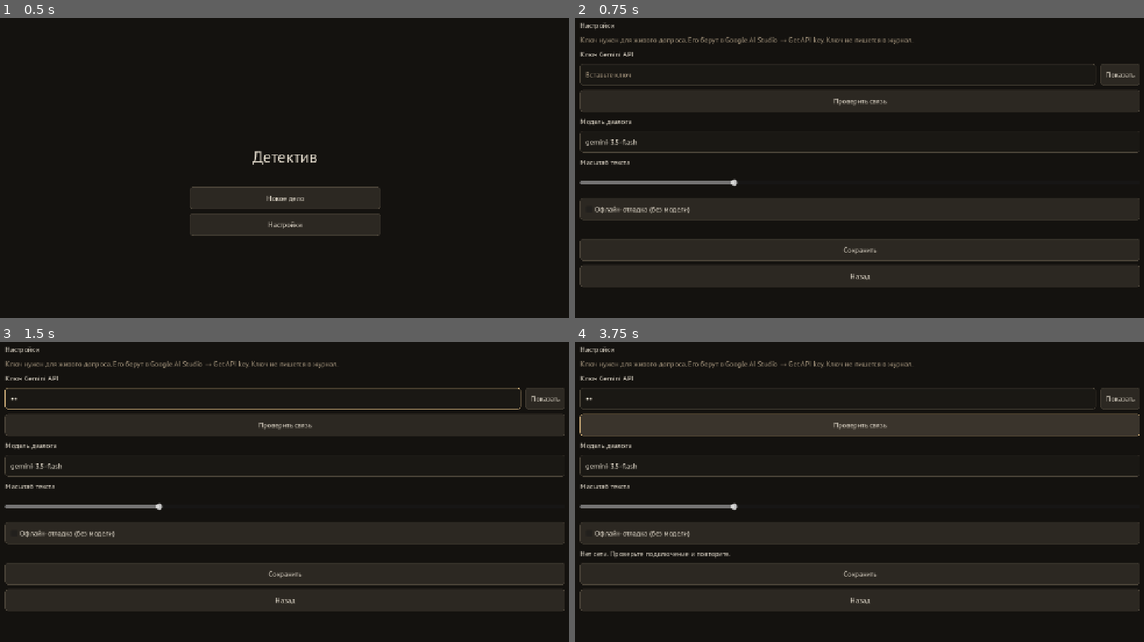
Above: before the commit, frames 1-4 (two rows, left to right).
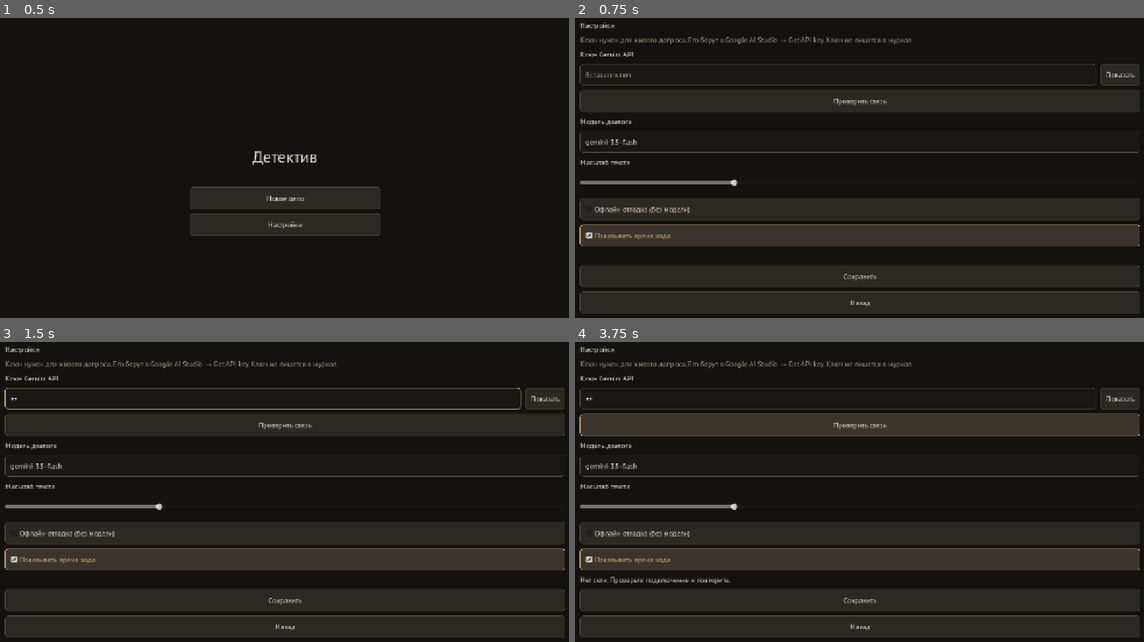
Above: after the commit, the same moments.

Repository: o5wtf/-
Game: Godot game, scene res://src/main.tscn
Same seed, same stepped clock (60 frames per second), same inputs: the game is played once before the commit and once after it.
Inputs (mouse positions are in pixels of both pictures, inside the frame that each line leads up to):
- Up to frame 1 (0.5 s): no input
- Up to frame 2 (0.75 s): click "Новое дело" at 0.5 s
- Up to frame 3 (1.5 s): click (261, 399) at 1.27 s; type "12" at 1.35 s
- Up to frame 4 (3.75 s): click "Показать" at 2 s; click "Скрыть" at 2.75 s; click "Проверить связь" at 3.5 s

Frame 1 is identical in both runs. In frame 2, 6.4% of the frame differs, in the area x 0-100%, y 68-99%; in frame 3, 6.4%; in frame 4, 6.5%.

Commit message:
Журнал времени хода без смены пайплайна.
Пишет модель, thinking, HTTP, токены и причину повтора коротким кодом. На экране строка времени за флагом, который включён. Скрипт замера гоняет только gemini-3.5-flash-lite.

Co-authored-by: o5wtf <o5wtf@users.noreply.github.com>

Diff:
--- a/src/autoload/game.gd
+++ b/src/autoload/game.gd
@@ -17,6 +17,8 @@
 var _log_leaks: bool = true
 var last_mentioned_evidence: Array[String] = []
 var last_requested_evidence: String = ""
+var last_turn_line: String = ""
+var last_turn_stats: Dictionary = {}
 
 
 func open_case(path: String) -> CaseLoader.Result:
@@ -114,6 +116,9 @@
 	busy_changed.emit(true)
 	last_mentioned_evidence = []
 	last_requested_evidence = ""
+	var turn_started := Time.get_ticks_msec()
+	var tally := LlmTiming.empty_tally()
+	var turn_model := ""
 	_sync_dialogues()
 	var snapshot := state.to_dict()
 	var turn_events: Array = []
@@ -122,18 +127,25 @@
 	turn_events.append_array(_engine.note_question(agent_id))
 	var dialogue: DialogueState = _dialogues[agent_id]
 	if dialogue.needs_summary():
+		LlmTiming.note_request(tally, "summary", "summary")
 		await _refresh_summary(agent_id, dialogue)
 	var packet: Array = _engine.get_packet(agent_id)
 	var request := PromptBuilder.build_turn(case_data, state, agent_id, packet, dialogue, player_text, event_note)
+	LlmTiming.note_request(tally, "reply", "reply")
 	var result := await _generate(request)
+	turn_model = str(result.get("model", turn_model))
 	if _is_network_error(result):
+		_publish_turn_timing(turn_started, turn_model, tally)
 		_restore(snapshot)
 		llm_error.emit(str(result.get("error", "")), str(result.get("message", "")))
 		busy_changed.emit(false)
 		return
 	if str(result.get("error", "")) == "blocked":
+		LlmTiming.note_request(tally, "regen", "blocked")
 		result = await _generate(_with_suffix(request, "Отвечай сдержаннее, без откровенных подробностей."))
+		turn_model = str(result.get("model", turn_model))
 		if _is_network_error(result):
+			_publish_turn_timing(turn_started, turn_model, tally)
 			_restore(snapshot)
 			llm_error.emit(str(result.get("error", "")), str(result.get("message", "")))
 			busy_changed.emit(false)
@@ -141,9 +153,12 @@
 	var agent: CaseData.Agent = case_data.agent_by_id[agent_id]
 	var report := _validate_result(result, packet, agent_id, dialogue, player_text)
 	if not report["ok"]:
+		LlmTiming.note_request(tally, "regen", "validation")
 		var retry := _with_suffix(request, ResponseValidator.repair_note(report["violations"]))
 		result = await _generate(retry)
+		turn_model = str(result.get("model", turn_model))
 		if _is_network_error(result):
+			_publish_turn_timing(turn_started, turn_model, tally)
 			_restore(snapshot)
 			llm_error.emit(str(result.get("error", "")), str(result.get("message", "")))
 			busy_changed.emit(false)
@@ -178,6 +193,9 @@
 	dialogue.append_message("agent", reply, state.turn, remark)
 	_sync_dialogues()
 	_autosave()
+	if turn_model == "":
+		turn_model = str(result.get("model", ""))
+	_publish_turn_timing(turn_started, turn_model, tally)
 	agent_replied.emit(agent_id, reply, remark)
 	events.emit(turn_events)
 	busy_changed.emit(false)
@@ -236,6 +254,21 @@
 		"log_leaks": _log_leaks,
 		"evidence_keys": PromptBuilder.evidence_keys(case_data, state),
 	})
+
+
+func _publish_turn_timing(started_ms: int, model: String, tally: Dictionary) -> void:
+	var elapsed := Time.get_ticks_msec() - started_ms
+	var shown := model if model != "" else "-"
+	last_turn_stats = {
+		"ask_to_text_ms": elapsed,
+		"model": shown,
+		"requests": int(tally.get("requests", 0)),
+		"summary": int(tally.get("summary", 0)),
+		"regen": int(tally.get("regen", 0)),
+		"reasons": LlmTiming.reasons_text(tally),
+	}
+	last_turn_line = LlmTiming.screen_line(elapsed, int(tally.get("requests", 0)), shown)
+	print(LlmTiming.turn_line(elapsed, shown, tally))
 
 
 func _generate(request: Dictionary) -> Dictionary:
--- a/src/llm/gemini_client.gd
+++ b/src/llm/gemini_client.gd
@@ -81,11 +81,16 @@
 		while not next_model:
 			await _pace()
 			var call_started := Time.get_ticks_msec()
+			var thinking_sent := "off" if disable_thinking else thinking_level
 			var outcome: Dictionary = await _post(model, request, schema_field, not disable_thinking, raise_tokens)
+			var response_ms := Time.get_ticks_msec() - call_started
+			var total_ms := Time.get_ticks_msec() - started
 			var transport_error := str(outcome.get("error", ""))
 			if transport_error == "offline":
+				_emit_request(model, thinking_sent, 0, response_ms, total_ms, "", "offline")
 				return _with_meta(_failure("offline", "Нет сети. Проверьте подключение и повторите."), model, call_started)
 			if transport_error == "timeout":
+				_emit_request(model, thinking_sent, 0, response_ms, total_ms, "", "timeout")
 				last = _failure("timeout", "Модель «%s» не ответила за %d с." % [model, int(_timeout_for(request))])
 				next_model = true
 				break
@@ -96,45 +101,59 @@
 			if status == 200:
 				var parsed := _parse_success(body)
 				if parsed.get("ok", false):
+					_emit_request(model, thinking_sent, status, response_ms, total_ms, body, "none")
 					session_model = model
 					return _with_meta(parsed, model, call_started)
 				if str(parsed.get("error", "")) == "truncated" and not disable_thinking:
+					_emit_request(model, thinking_sent, status, response_ms, total_ms, body, "truncated")
 					disable_thinking = true
 					raise_tokens = true
 					continue
 				if str(parsed.get("error", "")) == "blocked" or str(parsed.get("error", "")) == "bad_response":
+					_emit_request(model, thinking_sent, status, response_ms, total_ms, body, str(parsed.get("error", "")))
 					return _with_meta(parsed, model, call_started)
+				_emit_request(model, thinking_sent, status, response_ms, total_ms, body, str(parsed.get("error", "bad_response")))
 				last = parsed
 				next_model = true
 				break
 			if status == 400 and schema_field == "responseJsonSchema" and _is_schema_rejection(body):
+				_emit_request(model, thinking_sent, status, response_ms, total_ms, body, "schema")
 				schema_field = "responseSchema"
 				continue
 			if _is_auth(status, google, reason):
+				_emit_request(model, thinking_sent, status, response_ms, total_ms, body, "auth")
 				return _with_meta(_failure("auth", _with_reason("Ключ API отклонён.", reason)), model, call_started)
 			if status == 404 or google == "NOT_FOUND":
+				_emit_request(model, thinking_sent, status, response_ms, total_ms, body, "unavailable")
 				last = _failure("unavailable", _with_reason("Модель «%s» недоступна." % model, reason))
 				next_model = true
 				break
 			if status == 429:
+				_emit_request(model, thinking_sent, status, response_ms, total_ms, body, "rate_limited")
 				last = _failure("rate_limited", _with_reason("Слишком много запросов к «%s»." % model, reason))
 				next_model = true
 				break
 			if status == 503 or status == 502 or status == 504:
+				_emit_request(model, thinking_sent, status, response_ms, total_ms, body, "overloaded")
 				last = _failure("overloaded", _with_reason("Модель «%s» перегружена." % model, reason))
 				next_model = true
 				break
 			if status >= 500:
 				server_attempts += 1
 				if server_attempts < SERVER_ATTEMPTS:
+					_emit_request(model, thinking_sent, status, response_ms, total_ms, body, "server")
 					await _wait(SERVER_PAUSE_S)
 					continue
+				_emit_request(model, thinking_sent, status, response_ms, total_ms, body, "server")
 				return _with_meta(_failure("server", _with_reason("Сервис Gemini временно недоступен.", reason)), model, call_started)
 			if status == 400:
 				if not disable_thinking and reason.to_lower().contains("thinking"):
+					_emit_request(model, thinking_sent, status, response_ms, total_ms, body, "thinking")
 					disable_thinking = true
 					continue
+				_emit_request(model, thinking_sent, status, response_ms, total_ms, body, "rejected")
 				return _with_meta(_failure("rejected", _with_reason("Запрос отклонён.", reason)), model, call_started)
+			_emit_request(model, thinking_sent, status, response_ms, total_ms, body, "bad_response")
 			last = _failure("bad_response", _with_reason("Неожиданный ответ сервиса.", reason))
 			next_model = true
 			break
@@ -350,6 +369,22 @@
 	return "%s %s" % [lead, reason]
 
 
+func _emit_request(model: String, thinking_sent: String, status: int, response_ms: int, total_ms: int, body: String, retry: String) -> void:
+	var usage := LlmTiming.usage_from_body(body)
+	print(LlmTiming.request_line({
+		"model": model,
+		"thinking": thinking_sent,
+		"http": status,
+		"response_ms": response_ms,
+		"total_ms": total_ms,
+		"prompt_tokens": usage["prompt_tokens"],
+		"thought_tokens": usage["thought_tokens"],
+		"output_tokens": usage["output_tokens"],
+		"finish": usage["finish"],
+		"retry": retry if retry != "" else "none",
+	}))
+
+
 func _with_meta(result: Dictionary, model: String, started_ms: int) -> Dictionary:
 	result["model"] = model
 	result["elapsed_s"] = (Time.get_ticks_msec() - started_ms) / 1000.0
--- /dev/null
+++ b/src/llm/llm_timing.gd
@@ -0,0 +1,90 @@
+class_name LlmTiming
+extends RefCounted
+## Строки журнала хода. Без ключа и без текста промпта.
+
+
+static func request_line(fields: Dictionary) -> String:
+	return "llm request model=%s thinking=%s http=%d response_ms=%d total_ms=%d prompt_tokens=%d thought_tokens=%d output_tokens=%d finish=%s retry=%s" % [
+		str(fields.get("model", "")),
+		str(fields.get("thinking", "off")),
+		int(fields.get("http", 0)),
+		int(fields.get("response_ms", 0)),
+		int(fields.get("total_ms", 0)),
+		int(fields.get("prompt_tokens", 0)),
+		int(fields.get("thought_tokens", 0)),
+		int(fields.get("output_tokens", 0)),
+		str(fields.get("finish", "")),
+		str(fields.get("retry", "none")),
+	]
+
+
+static func turn_line(ms: int, model: String, tally: Dictionary) -> String:
+	return "llm timing ask_to_text_ms=%d model=%s requests=%d summary=%d regen=%d reasons=%s" % [
+		ms,
+		model,
+		int(tally.get("requests", 0)),
+		int(tally.get("summary", 0)),
+		int(tally.get("regen", 0)),
+		reasons_text(tally),
+	]
+
+
+static func screen_line(ms: int, requests: int, model: String) -> String:
+	var tenths := int(round(float(maxi(ms, 0)) / 100.0))
+	var whole := int(tenths / 10)
+	var frac := tenths % 10
+	return "ход %d,%d с · %d запр. · %s" % [whole, frac, requests, model]
+
+
+static func empty_tally() -> Dictionary:
+	return {"requests": 0, "summary": 0, "regen": 0, "reasons": PackedStringArray()}
+
+
+static func note_request(tally: Dictionary, kind: String, reason: String) -> void:
+	tally["requests"] = int(tally.get("requests", 0)) + 1
+	if kind == "summary":
+		tally["summary"] = int(tally.get("summary", 0)) + 1
+	elif kind == "regen":
+		tally["regen"] = int(tally.get("regen", 0)) + 1
+		var reasons: PackedStringArray = tally.get("reasons", PackedStringArray())
+		reasons.append(reason)
+		tally["reasons"] = reasons
+
+
+static func reasons_text(tally: Dictionary) -> String:
+	var reasons: PackedStringArray = tally.get("reasons", PackedStringArray())
+	if reasons.is_empty():
+		return "none"
+	return ",".join(reasons)
+
+
+static func median_int(values: Array) -> int:
+	if values.is_empty():
+		return 0
+	var copy: Array = values.duplicate()
+	copy.sort()
+	var mid := int(copy.size() / 2)
+	if copy.size() % 2 == 1:
+		return int(copy[mid])
+	return int((int(copy[mid - 1]) + int(copy[mid])) / 2.0)
+
+
+static func usage_from_body(body: String) -> Dictionary:
+	var usage := {"prompt_tokens": 0, "thought_tokens": 0, "output_tokens": 0, "finish": ""}
+	var trimmed := body.strip_edges()
+	if not trimmed.begins_with("{"):
+		return usage
+	var parsed: Variant = JSON.parse_string(trimmed)
+	if parsed is not Dictionary:
+		return usage
+	var root := parsed as Dictionary
+	var meta: Variant = root.get("usageMetadata", {})
+	if meta is Dictionary:
+		var counts := meta as Dictionary
+		usage["prompt_tokens"] = int(counts.get("promptTokenCount", 0))
+		usage["thought_tokens"] = int(counts.get("thoughtsTokenCount", 0))
+		usage["output_tokens"] = int(counts.get("candidatesTokenCount", 0))
+	var candidates: Variant = root.get("candidates", [])
+	if candidates is Array and not (candidates as Array).is_empty() and (candidates as Array)[0] is Dictionary:
+		usage["finish"] = str(((candidates as Array)[0] as Dictionary).get("finishReason", ""))
+	return usage
--- /dev/null
+++ b/tests/manual/turn_benchmark.gd
@@ -0,0 +1,90 @@
+extends SceneTree
+## Десять реальных ходов текущим контуром. Модель диалога только из окружения,
+## по умолчанию gemini-3.5-flash-lite. gemini-3.5-flash этот скрипт не запускает.
+## Печатает времена, счётчики и токены. Без текста ответа и без ключа.
+##
+##   GEMINI_API_KEY=... godot --headless --path . -s res://tests/manual/turn_benchmark.gd
+
+
+const CASE_PATH := "res://cases/rain_over_shadow.json"
+const QUESTIONS: PackedStringArray = [
+	"Кто вы?",
+	"Где вы были?",
+	"Что вы видели?",
+	"Что вы делали?",
+	"Кто ещё там был?",
+	"Что случилось?",
+	"Вы кого-нибудь видели?",
+	"Что вы можете рассказать?",
+	"Почему вы так говорите?",
+	"Что было дальше?",
+]
+
+
+func _initialize() -> void:
+	var env_key := OS.get_environment("GEMINI_API_KEY")
+	if not LLMConfig.live_smoke_enabled(env_key):
+		print("SKIP turn_benchmark")
+		quit(0)
+		return
+	var code := await _run(env_key.strip_edges())
+	quit(code)
+
+
+func _run(api_key: String) -> int:
+	var model := OS.get_environment("TURN_BENCH_MODEL").strip_edges()
+	if model == "":
+		model = "gemini-3.5-flash-lite"
+	if model == "gemini-3.5-flash":
+		print("SKIP turn_benchmark refuses gemini-3.5-flash")
+		return 0
+	var turns := int(OS.get_environment("TURN_BENCH_N"))
+	if turns <= 0:
+		turns = QUESTIONS.size()
+	turns = mini(turns, QUESTIONS.size())
+	var config := LLMConfig.load_settings()
+	config.api_key = api_key
+	config.provider = "gemini"
+	config.dialogue_model = model
+	if LLM.client != null and is_instance_valid(LLM.client):
+		LLM.client.queue_free()
+	var client := GeminiClient.new()
+	client.apply_config(config)
+	LLM.client = client
+	root.add_child(client)
+	var opened: Object = Game.open_case(CASE_PATH)
+	if not opened.ok:
+		print("FAIL turn_benchmark case")
+		return 1
+	var agent_id := str(Game.case_data.starting_agent_id)
+	if agent_id == "":
+		print("FAIL turn_benchmark agent")
+		return 1
+	print("BENCH model=%s turns=%d" % [model, turns])
+	var times: Array = []
+	var counts: Array = []
+	for index in turns:
+		await Game.ask(agent_id, QUESTIONS[index])
+		var stats: Dictionary = Game.last_turn_stats
+		var used := str(stats.get("model", ""))
+		if used == "gemini-3.5-flash":
+			print("STOP turn_benchmark flash fallback")
+			return 1
+		var ms := int(stats.get("ask_to_text_ms", 0))
+		var requests := int(stats.get("requests", 0))
+		times.append(ms)
+		counts.append(requests)
+		print("BENCH turn=%d ask_to_text_ms=%d requests=%d summary=%d regen=%d reasons=%s model=%s" % [
+			index + 1,
+			ms,
+			requests,
+			int(stats.get("summary", 0)),
+			int(stats.get("regen", 0)),
+			str(stats.get("reasons", "none")),
+			used,
+		])
+	print("BENCH median ask_to_text_ms=%d requests=%d" % [
+		LlmTiming.median_int(times),
+		LlmTiming.median_int(counts),
+	])
+	return 0
--- /dev/null
+++ b/tests/test_llm_timing.gd
@@ -0,0 +1,61 @@
+extends TestCase
+
+
+func test_request_line_has_counters_and_no_secret() -> void:
+	var secret := "unit-test-key"
+	var line := LlmTiming.request_line({
+		"model": "gemini-3.5-flash-lite",
+		"thinking": "LOW",
+		"http": 200,
+		"response_ms": 900,
+		"total_ms": 1900,
+		"prompt_tokens": 120,
+		"thought_tokens": 30,
+		"output_tokens": 40,
+		"finish": "STOP",
+		"retry": "none",
+	})
+	assert_true(line.contains("model=gemini-3.5-flash-lite"))
+	assert_true(line.contains("thinking=LOW"))
+	assert_true(line.contains("http=200"))
+	assert_true(line.contains("response_ms=900"))
+	assert_true(line.contains("total_ms=1900"))
+	assert_true(line.contains("prompt_tokens=120"))
+	assert_true(line.contains("thought_tokens=30"))
+	assert_true(line.contains("output_tokens=40"))
+	assert_true(line.contains("finish=STOP"))
+	assert_true(line.contains("retry=none"))
+	assert_false(line.contains(secret))
+
+
+func test_usage_and_turn_counters() -> void:
+	var body := JSON.stringify({
+		"usageMetadata": {
+			"promptTokenCount": 11,
+			"thoughtsTokenCount": 4,
+			"candidatesTokenCount": 7,
+		},
+		"candidates": [{"finishReason": "STOP"}],
+	})
+	var usage := LlmTiming.usage_from_body(body)
+	assert_eq(usage["prompt_tokens"], 11)
+	assert_eq(usage["thought_tokens"], 4)
+	assert_eq(usage["output_tokens"], 7)
+	assert_eq(usage["finish"], "STOP")
+	var tally := LlmTiming.empty_tally()
+	LlmTiming.note_request(tally, "summary", "summary")
+	LlmTiming.note_request(tally, "reply", "reply")
+	LlmTiming.note_request(tally, "regen", "validation")
+	assert_eq(tally["requests"], 3)
+	assert_eq(tally["summary"], 1)
+	assert_eq(tally["regen"], 1)
+	var turn := LlmTiming.turn_line(1300, "gemini-3.5-flash-lite", tally)
+	assert_true(turn.begins_with("llm timing ask_to_text_ms=1300"))
+	assert_true(turn.contains("model=gemini-3.5-flash-lite"))
+	assert_true(turn.contains("requests=3"))
+	assert_true(turn.contains("summary=1"))
+	assert_true(turn.contains("regen=1"))
+	assert_true(turn.contains("reasons=validation"))
+	assert_eq(LlmTiming.screen_line(1300, 1, "gemini-3.5-flash-lite"), "ход 1,3 с · 1 запр. · gemini-3.5-flash-lite")
+	assert_eq(LlmTiming.median_int([100, 400, 200]), 200)
+	assert_true(SettingsStore.new().timing_debug)
--- a/tests/test_ui_smoke.gd
+++ b/tests/test_ui_smoke.gd
@@ -3,10 +3,10 @@
 const SCENES := {
 	"res://src/main.tscn": ["NewCaseButton", "ContinueButton", "RestartButton", "SettingsButton"],
 	"res://ui/screens/main_menu.tscn": ["NewCaseButton", "ContinueButton", "RestartButton", "SettingsButton"],
-	"res://ui/screens/settings.tscn": ["KeyField", "ShowKeyButton", "TestConnectionButton", "ModelField", "ScaleSlider", "MockCheck", "SaveButton", "BackButton"],
+	"res://ui/screens/settings.tscn": ["KeyField", "ShowKeyButton", "TestConnectionButton", "ModelField", "ScaleSlider", "MockCheck", "TimingDebug", "SaveButton", "BackButton"],
 	"res://ui/screens/briefing.tscn": ["TitleLabel", "BriefingLabel", "StartButton"],
 	"res://ui/screens/suspects.tscn": ["List"],
-	"res://ui/screens/interrogation.tscn": ["SendButton", "PromptField", "EvidenceButton", "NotebookButton", "ContradictionButton", "HintYesButton", "RetryButton"],
+	"res://ui/screens/interrogation.tscn": ["SendButton", "PromptField", "EvidenceButton", "NotebookButton", "ContradictionButton", "HintYesButton", "RetryButton", "TurnTimingLabel"],
 	"res://ui/screens/notebook.tscn": ["FilterButton", "CheckButton"],
 	"res://ui/screens/evidence_board.tscn": ["Grid", "PresentButton"],
 	"res://ui/screens/accusation.tscn": ["KillerOption", "MotiveOption", "MethodOption", "AccuseButton", "BackButton", "TimelineLabel"],
--- a/ui/screens/interrogation.gd
+++ b/ui/screens/interrogation.gd
@@ -14,6 +14,7 @@
 var _hint: HBoxContainer
 var _hint_label: Label
 var _thinking: Label
+var _timing: Label
 var _error: Label
 var _retry: Button
 var _busy: bool = false
@@ -46,6 +47,10 @@
 	_thinking.add_theme_color_override("font_color", NoirTheme.GOLD)
 	_thinking.visible = false
 	column.add_child(_thinking)
+	_timing = UiWidgets.label("", "TurnTimingLabel")
+	_timing.add_theme_color_override("font_color", NoirTheme.MUTED)
+	_timing.visible = false
+	column.add_child(_timing)
 	_error = UiWidgets.label("", "ErrorLabel")
 	_error.add_theme_color_override("font_color", NoirTheme.GOLD)
 	_error.visible = false
@@ -227,6 +232,7 @@
 		return
 	_push({"kind": "agent", "text": text, "remark": remark})
 	_render_header()
+	_show_turn_timing()
 	_apply_model_hints()
 
 
@@ -248,6 +254,13 @@
 	_error.text = text
 	_error.visible = true
 	_retry.visible = true
+	_show_turn_timing()
+
+
+func _show_turn_timing() -> void:
+	var enabled := SettingsStore.load_current().timing_debug
+	_timing.text = Game.last_turn_line
+	_timing.visible = enabled and Game.last_turn_line != ""
 
 
 func _on_busy(is_busy: bool) -> void:
--- a/ui/screens/settings.gd
+++ b/ui/screens/settings.gd
@@ -9,6 +9,7 @@
 var _model: LineEdit
 var _scale: HSlider
 var _mock: CheckBox
+var _timing: CheckBox
 var _status: Label
 var _show: Button
 var _testing: bool = false
@@ -71,6 +72,11 @@
 	_mock.text = UiStrings.MOCK_LABEL
 	_mock.custom_minimum_size = Vector2(0, 48)
 	scroll_box.add_child(_mock)
+	_timing = CheckBox.new()
+	_timing.name = "TimingDebug"
+	_timing.text = UiStrings.TIMING_DEBUG
+	_timing.custom_minimum_size = Vector2(0, 48)
+	scroll_box.add_child(_timing)
 	_status = UiWidgets.label("", "StatusLabel")
 	scroll_box.add_child(_status)
 	var save := UiWidgets.button(UiStrings.SAVE, "SaveButton")
@@ -89,6 +95,7 @@
 	_model.text = store.dialogue_model
 	_scale.value = store.text_scale
 	_mock.button_pressed = store.provider == "mock"
+	_timing.button_pressed = store.timing_debug
 
 
 func _toggle_key() -> void:
@@ -108,7 +115,7 @@
 	if key == "":
 		key = previous.api_key
 	var provider := "mock" if _mock.button_pressed else "gemini"
-	SettingsStore.save_values(provider, key, _model.text, _scale.value)
+	SettingsStore.save_values(provider, key, _model.text, _scale.value, _timing.button_pressed)
 	_key.text = ""
 	_key.secret = true
 	_show.text = UiStrings.SHOW_KEY
--- a/ui/settings_store.gd
+++ b/ui/settings_store.gd
@@ -8,6 +8,8 @@
 var api_key: String = ""
 var dialogue_model: String = LLMConfig.DEFAULT_DIALOGUE_MODEL
 var text_scale: float = 1.0
+## Строка времени хода на допросе. Включена, чтобы замер был виден без отдельной настройки.
+var timing_debug: bool = true
 
 
 static func load_current() -> SettingsStore:
@@ -19,10 +21,12 @@
 	var file := ConfigFile.new()
 	if file.load(PATH) == OK and file.has_section_key("ui", "text_scale"):
 		store.text_scale = clampf(float(file.get_value("ui", "text_scale")), 0.85, 1.4)
+	if file.load(PATH) == OK and file.has_section_key("llm", "timing_debug"):
+		store.timing_debug = bool(file.get_value("llm", "timing_debug"))
 	return store
 
 
-static func save_values(provider: String, api_key: String, dialogue_model: String, text_scale: float) -> void:
+static func save_values(provider: String, api_key: String, dialogue_model: String, text_scale: float, timing_debug: Variant = null) -> void:
 	var file := ConfigFile.new()
 	file.load(PATH)
 	file.set_value("llm", "provider", provider)
@@ -32,6 +36,8 @@
 		model = LLMConfig.DEFAULT_DIALOGUE_MODEL
 	file.set_value("llm", "dialogue_model", model)
 	file.set_value("ui", "text_scale", clampf(text_scale, 0.85, 1.4))
+	if timing_debug != null:
+		file.set_value("llm", "timing_debug", bool(timing_debug))
 	file.save(PATH)
 
 
--- a/ui/strings.gd
+++ b/ui/strings.gd
@@ -24,6 +24,7 @@
 const TEST_LINK := "Проверить связь"
 const KEY_LABEL := "Ключ Gemini API"
 const MODEL_LABEL := "Модель диалога"
+const TIMING_DEBUG := "Показывать время хода"
 const SCALE_LABEL := "Масштаб текста"
 const MOCK_LABEL := "Офлайн-отладка (без модели)"
 const KEY_HINT := "Ключ нужен для живого допроса. Его берут в Google AI Studio → Get API key. Ключ не пишется в журнал."
Not shown, added: src/llm/llm_timing.gd.uid
Not shown, added: tests/manual/turn_benchmark.gd.uid
Not shown, added: tests/test_llm_timing.gd.uid
